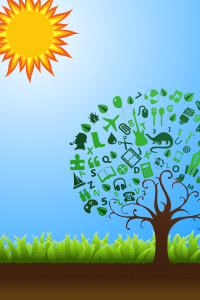
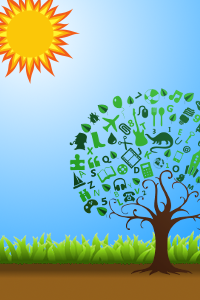
Layered file, before and after one edit (w=200, h=300). Changes by layer:
painted on "lowResGrass.png" over box(0, 229, 200, 300)
